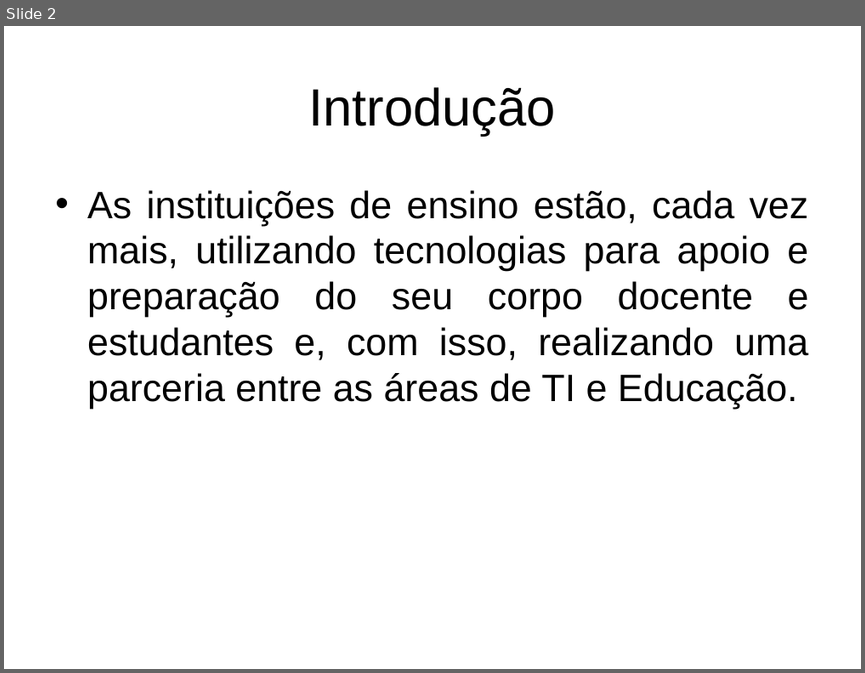
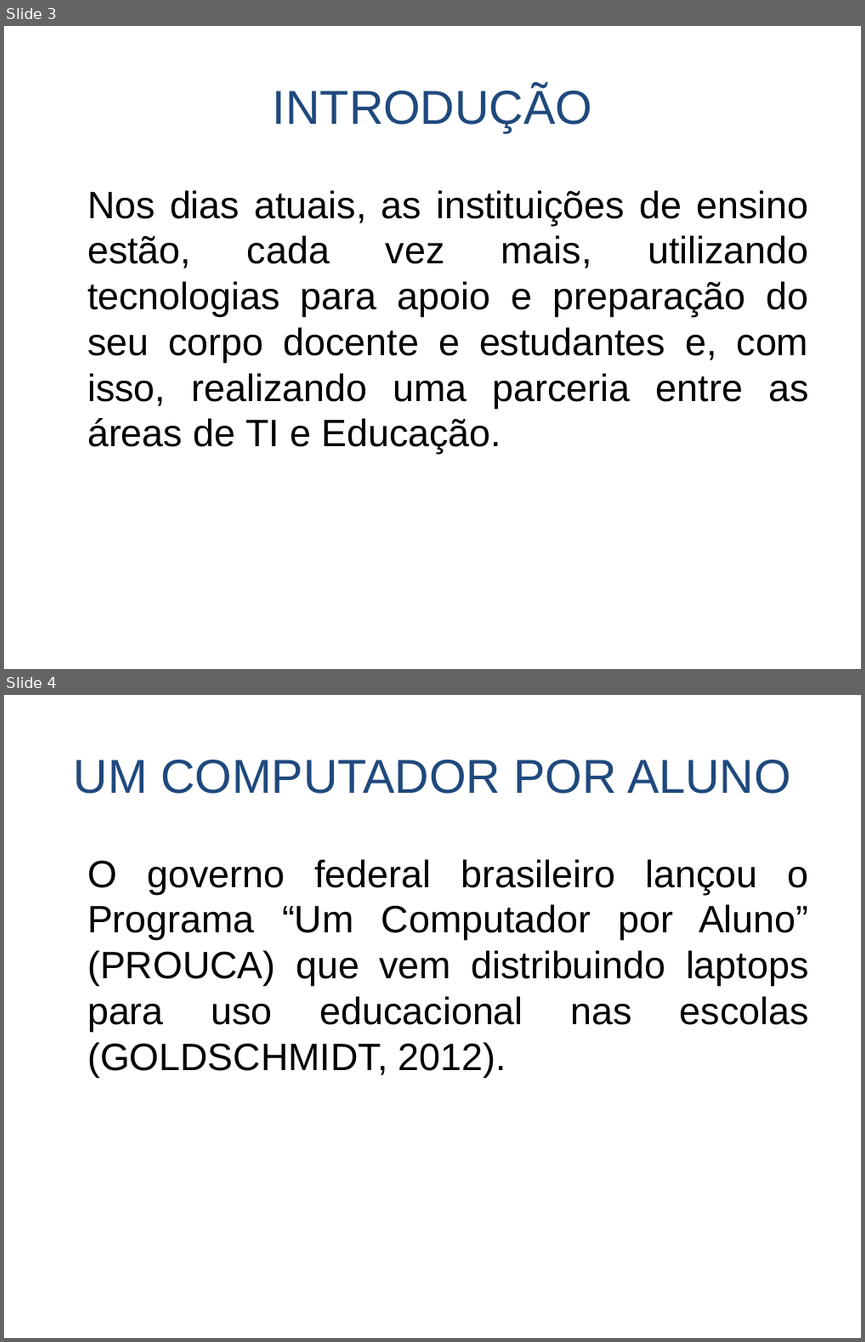
Before and after one commit to Fabricioultrasoft/tcc-fij, a slide deck: Apresentação TCC.ppt. Shown one above the other, each under a label of ours: slide 2 before the commit, slides 3 and 4 after it. The pictures are 865x673 and 865x1342 pixels, drawn with LibreOffice and Linux fonts; fonts in the diff are those of the drawing. Boxes give left, top, right and bottom in pixels: in the first picture for what was removed or moved away, otherwise in the second. Text is boxed around its words. In the diff, an @@ line names an element or a change of style, - is before the commit and + after.

```diff
--- a/Apresentação TCC.ppt
+++ b/Apresentação TCC.ppt
@@ slide 4 added at (4, 695, 861, 1338), background #FFFFFF @@
@@ title added at (74, 760, 791, 794), 40 pt, text #1F497D @@
+UM COMPUTADOR POR ALUNO
@@ text added at (87, 859, 809, 1077), 32 pt, text #000000 @@
+O governo federal brasileiro lançou o Programa “Um Computador por Aluno” (PROUCA) que vem distribuindo laptops para uso educacional nas escolas (GOLDSCHMIDT, 2012).
@@ what was slide 2 is now slide 3 @@
@@ slide 3 changed as well @@
@@ title at (273, 86, 592, 132): text changed; size 44 to 40 pt; text colour #000000 to #1F497D @@
-Introdução
+INTRODUÇÃO
@@ text at (87, 190, 809, 454): text changed @@
-• As instituições de ensino estão, cada vez mais, utilizando tecnologias para apoio e preparação do seu corpo docente e estudantes e, com isso, realizando uma parceria entre as áreas de TI e Educação.
+Nos dias atuais, as instituições de ensino estão, cada vez mais, utilizando tecnologias para apoio e preparação do seu corpo docente e estudantes e, com isso, realizando uma parceria entre as áreas de TI e Educação.
```
Also in this commit, not shown: 5 other slides changed, 13 other slides added.
